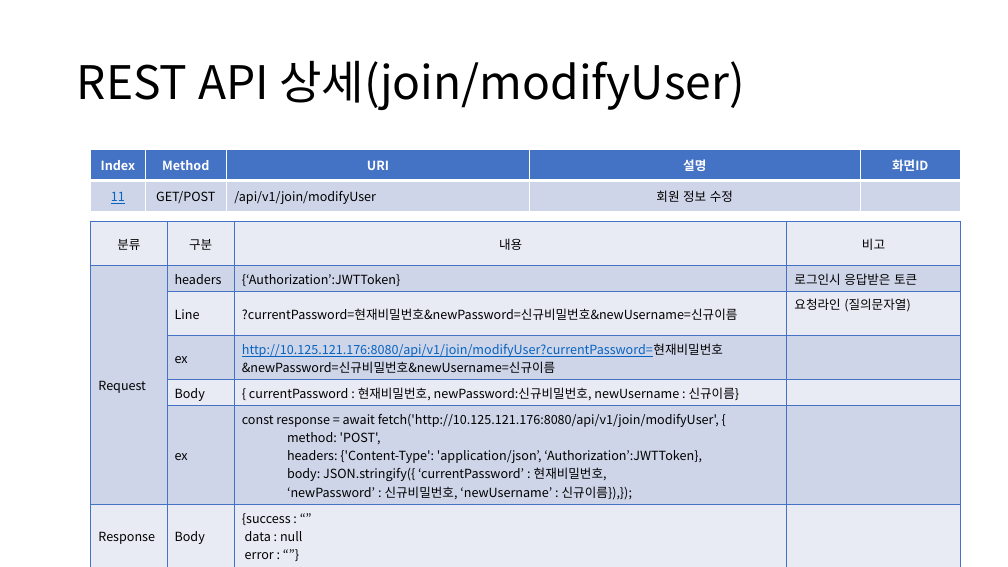
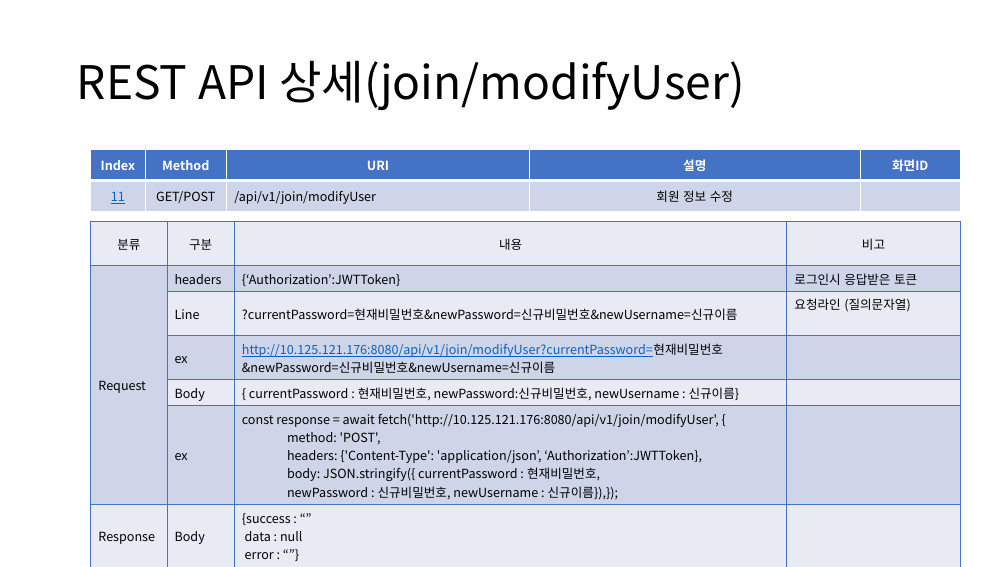
Before and after one commit to sujidaddy/workspace_miniproject, a slide deck: slide 34 of 미니프로젝트계획서제출용.pptx. Drawn at 1008x567 pixels with LibreOffice and Linux fonts; fonts in the diff are those of the drawing. Boxes give left, top, right and bottom in pixels: in the first picture for what was removed or moved away, otherwise in the second. Text is boxed around its words. In the diff, an @@ line names an element or a change of style, - is before the commit and + after.

```diff
--- a/미니프로젝트계획서제출용.pptx
+++ b/미니프로젝트계획서제출용.pptx
@@ table at <box>91,222,960,563</box> @@
-row 6, column 3: const response = await fetch('http://10.125.121.176:8080/api/v1/join/modifyUser', { / method: 'POST', / headers: {'Content-Type': 'application/json’, ‘Authorization’:JWTToken}, / body: JSON.stringify({ ‘currentPassword’ : 현재비밀번호, / ‘newPassword’ : 신규비밀번호, ‘newUsername’ : 신규이름}),});
+row 6, column 3: const response = await fetch('http://10.125.121.176:8080/api/v1/join/modifyUser', { / method: 'POST', / headers: {'Content-Type': 'application/json’, ‘Authorization’:JWTToken}, / body: JSON.stringify({ currentPassword : 현재비밀번호, / newPassword : 신규비밀번호, newUsername : 신규이름}),});
```
Also in this commit, not shown: 22 other slides changed, 1 slide added, 8 other files.
